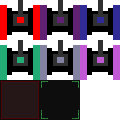
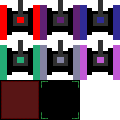
Before/after of a 120 x 120 layered artwork. What changed in the layer stack:
"Layer #7": opacity 16% → 29%, painted on it over [2, 82, 38, 118]
painted on "Layer #6" over [40, 109, 80, 112]
painted on "Layer #5" over [0, 80, 80, 120]
